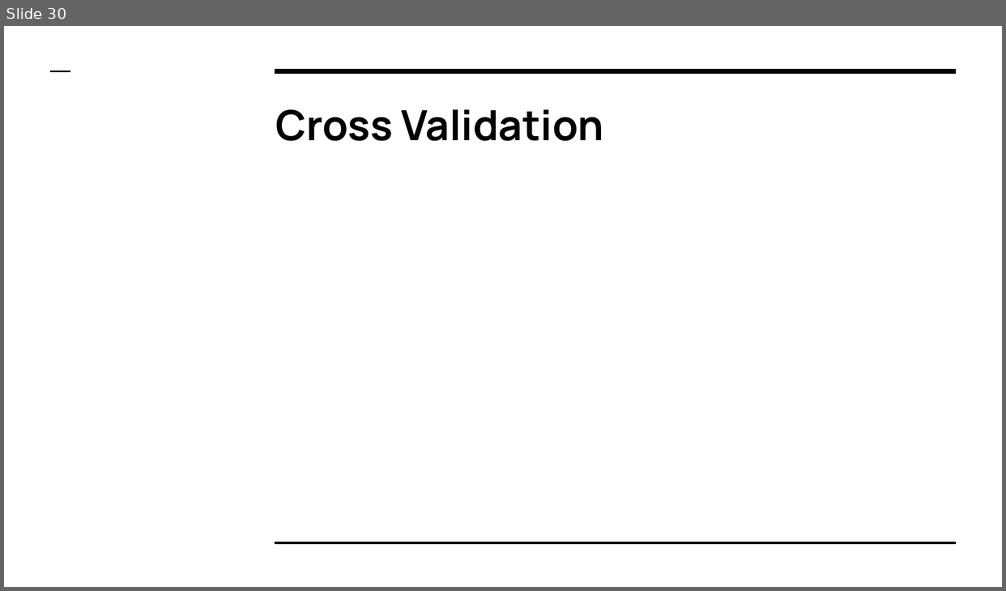
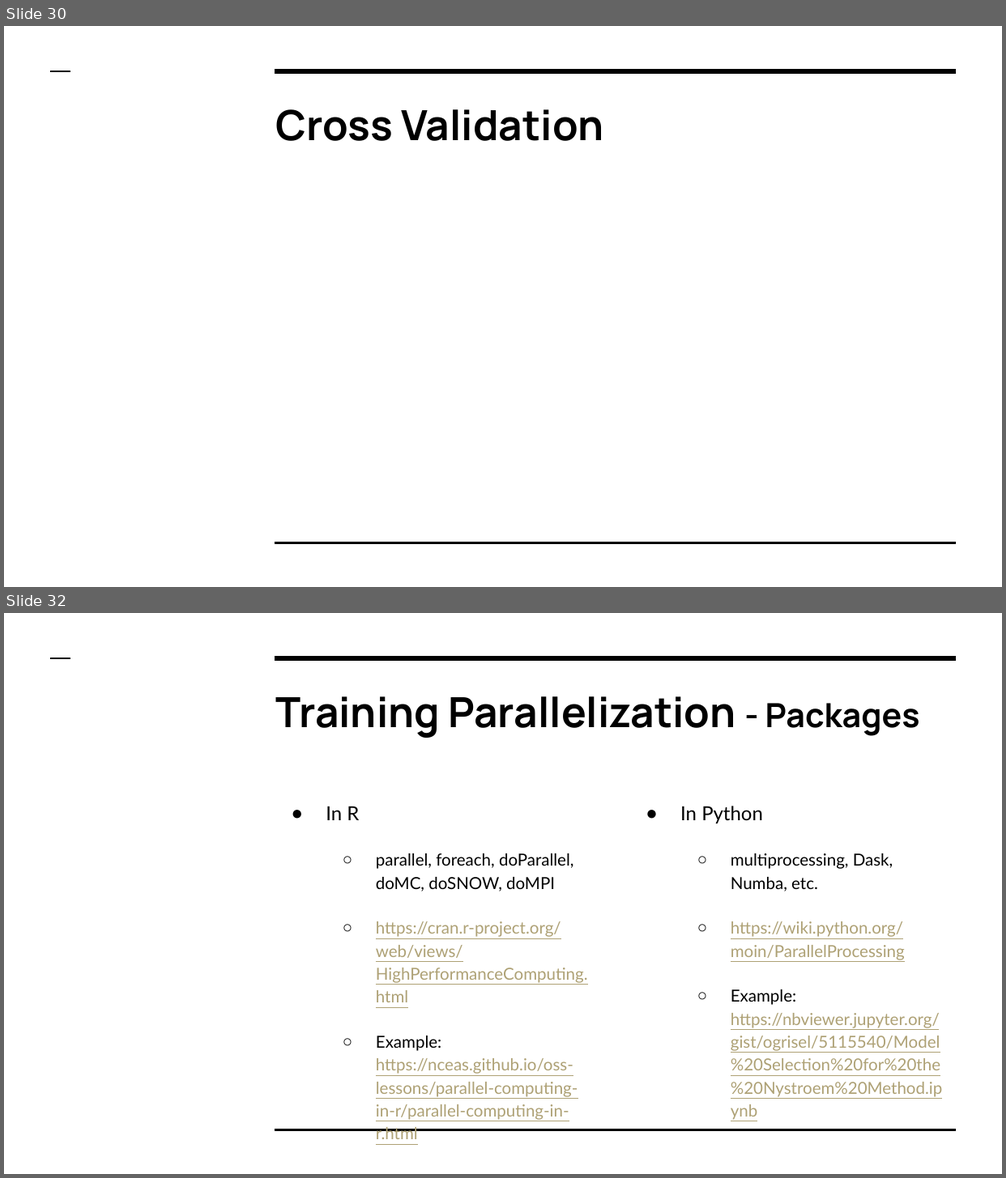
Before and after one commit to colbyford/DSBA6190-CloudComputing, a slide deck: 3 - Machine Learning/MachineLearning.pptx. Shown one above the other, each under a label of ours: slide 30 before the commit, slides 30 and 32 after it; the slides between them are not shown. The pictures are 1006x591 and 1006x1178 pixels, drawn with LibreOffice and Linux fonts; fonts in the diff are those of the drawing; grey boxes stand for pictures. Boxes give left, top, right and bottom in pixels: in the first picture for what was removed or moved away, otherwise in the second. Text is boxed around its words. In the diff, an @@ line names an element or a change of style, - is before the commit and + after.

```diff
--- a/3 - Machine Learning/MachineLearning.pptx
+++ b/3 - Machine Learning/MachineLearning.pptx
@@ slide 32 added at bbox=[4, 613, 1002, 1174], background #FFFFFF; not listed: 3 template elements that a slide beside it also shows @@
@@ title added at bbox=[276, 696, 920, 738], 30 pt, text #000000, bold @@
+Training Parallelization - Packages
@@ text added at bbox=[326, 806, 588, 1120], 12 pt, text #AEA175, underline @@
+● In R
+  ○ parallel, foreach, doParallel, doMC, doSNOW, doMPI
+  ○ https://cran.r-project.org/web/views/HighPerformanceComputing.html
+  ○ Example: https://nceas.github.io/oss-lessons/parallel-computing-in-r/parallel-computing-in-r.html
@@ text added at bbox=[680, 806, 942, 1097], 12 pt, text #AEA175, underline @@
+● In Python
+  ○ multiprocessing, Dask, Numba, etc.
+  ○ https://wiki.python.org/moin/ParallelProcessing
+  ○ Example: https://nbviewer.jupyter.org/gist/ogrisel/5115540/Model%20Selection%20for%20the%20Nystroem%20Method.ipynb
```
Also in this commit, not shown: 1 slide changed, 3 other slides added.
